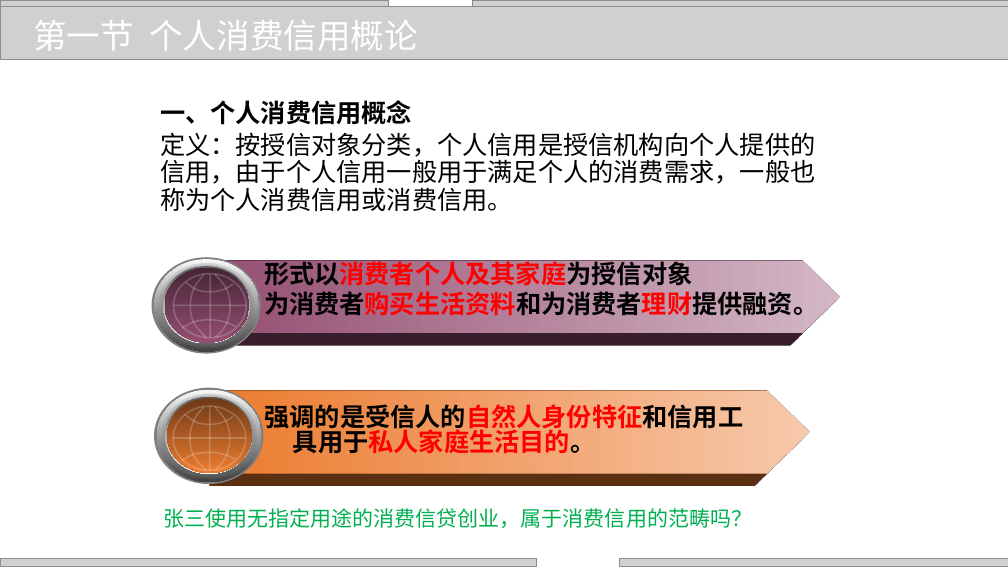
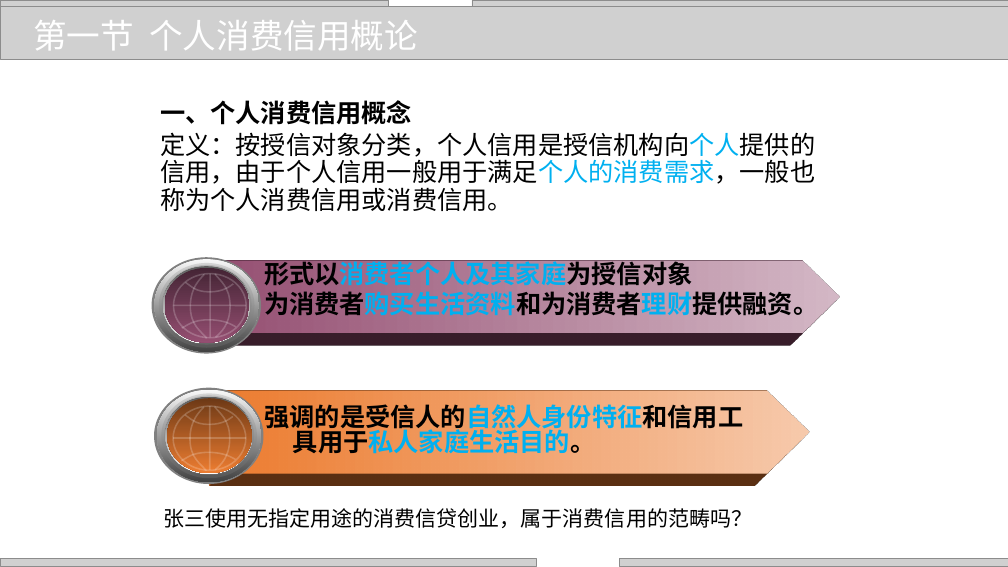
Before and after one commit to zhangjianzhang/internet_credit, a slide deck: slide 6 of files/slides/lecture_14.pptx. Drawn at 1008x567 pixels with LibreOffice and Linux fonts; fonts in the diff are those of the drawing; grey boxes stand for pictures; background and template pictures are left out. Boxes give left, top, right and bottom in pixels: in the first picture for what was removed or moved away, otherwise in the second. Text is boxed around its words. In the diff, an @@ line names an element or a change of style, - is before the commit and + after.

```diff
--- a/files/slides/lecture_14.pptx
+++ b/files/slides/lecture_14.pptx
@@ text at bbox=[160, 132, 815, 211]: text colour #000000 to #00B0F0 in "定义：按授信对象分类，个人信用是授信机构向个人提供的信用，由于个人信用一般用于满足个人的消费需求，一般也称为个人消费信用 ..." @@
@@ text "形式以消费者个人及其家庭为授信对象" at bbox=[264, 257, 818, 320]: text colour #FF0000 to #00B0F0 in "形式以消费者个人及其家庭为授信对象", "为消费者购买生活资料和为消费者理财提供融资。" @@
@@ text "强调的是受信人的自然人身份特征和信用工具用于私人家庭生活目的。" at bbox=[265, 400, 744, 459]: text colour #FF0000 to #00B0F0 in "强调的是受信人的自然人身份特征和信用工具用于私人家庭生活目的。" @@
@@ text "张三使用无指定用途的消费信贷创业，属于消费信用的范畴吗？" at bbox=[163, 508, 752, 528]: text colour #00B050 to #000000 @@
```
Also in this commit, not shown: 13 other slides changed, 6 other files.
